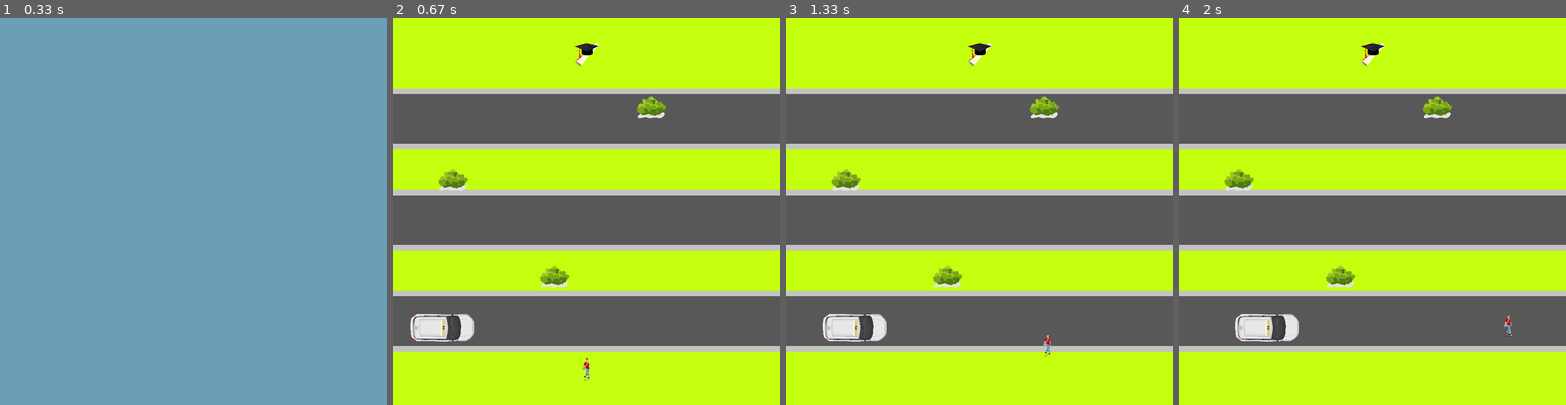
Above: before the commit, frames 1-4 (left to right).
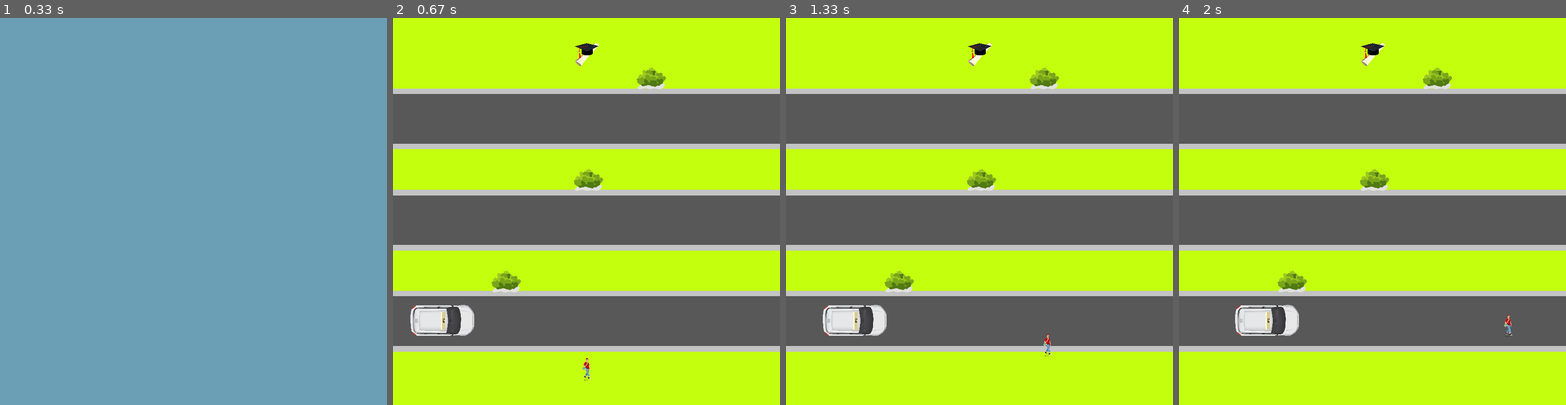
Above: after the commit, the same moments.

Repository: lorenabas/projetofinal.pygame
Game: pygame game, started from PyGame.py
Two runs of this game, one before a commit and one after it. Both use one fixed random seed, a clock stepped at 60 frames per second and the inputs below.
Inputs (mouse positions are in pixels of both pictures, inside the frame that each line leads up to):
- Up to frame 1 (0.33 s): no input
- Up to frame 2 (0.67 s): click (586, 211) at 0.38 s
- Up to frame 3 (1.33 s): hold Right 0.67-1.13 s; hold Up from 1.17 s (still down)
- Up to frame 4 (2 s): release Up at 1.47 s; hold Right 1.5-1.97 s

Frame 1 is identical in both runs. In frame 2, 2.6% of the frame differs, in the area x 4-71%, y 12-84%; in frame 3, 2.6%; in frame 4, 2.6%.

Commit message:
Ajustes carros e arbustos

Diff:
--- a/PyGame.py
+++ b/PyGame.py
@@ -66,18 +66,19 @@
         direction = 0
         direction2 = 0
 
+        #nome da imagem, posicao no eixo x, posicao no eixo y, largura, altura
         player_character = PlayerCharacter('personagem_m.png', 375, 700, 50, 50)
-        carro_0 = CarroCharacter('carro_pi.png', 20, 600, 140, 80)
+        carro_0 = CarroCharacter('carro_pi.png', 20, 580, 140, 90)
 
         # aumento de velocidade
         carro_0.SPEED *= level_speed
 
         # criação de outro carro
-        carro_1 = CarroCharacter2('carro_pf.png', self.largura - 40, 400, 140, 80)
+        carro_1 = CarroCharacter2('carro_pf.png', self.largura - 40, 380, 140, 80)
         carro_1.SPEED *= level_speed
 
         # criação de outro carro
-        carro_2 = CarroCharacter('carro_dp.png', 20,200, 140, 80)
+        carro_2 = CarroCharacter('carro_dp.png',20,160, 140, 90)
         carro_2.SPEED *= level_speed
 
 
@@ -86,9 +87,9 @@
         chapeu = Elementojogo('chapeu_formatura.png', 375, 50, 50, 50)
 
         # posicao na tela, largura, altura do objeto
-        arbusto1 = Elementojogo('arbusto1.png.png', 90, 300, 70, 70)
-        arbusto2 = Elementojogo('arbusto1.png.png', 300, 500, 70, 70)
-        arbusto3 = Elementojogo('arbusto1.png.png', 500, 150, 70, 70)
+        arbusto1 = Elementojogo('arbusto1.png.png', 370, 300, 70, 70)
+        arbusto2 = Elementojogo('arbusto1.png.png', 200, 510, 70, 70)
+        arbusto3 = Elementojogo('arbusto1.png.png', 500, 90, 70, 70)
 
         # Loop principal, atualiza o jogo até que is_game_over = True
         while not game_over:
@@ -200,23 +201,23 @@
                 i_arbusto = (player_character.verifica_colisoes([arbusto1, arbusto2, arbusto3])).index(True)
                 print(player_character.SPEED)
                 if i_arbusto == 0:
-                    x = 90
+                    x = 370
                     y = 300
                 elif i_arbusto == 1:
-                    x = 300
-                    y = 500
+                    x = 200
+                    y = 510
                 elif i_arbusto == 2:
                     x = 500
-                    y = 150
+                    y = 90
 
                 if direction < 0:
-                    player_character.y_pos = y-40
+                    player_character.y_pos = y-35
                 elif direction > 0:
-                    player_character.y_pos = y+40
+                    player_character.y_pos = y+35
                 elif direction2 < 0:
-                    player_character.x_pos = x-40
+                    player_character.x_pos = x-35
                 elif direction2 > 0:
-                    player_character.x_pos = x+40
+                    player_character.x_pos = x+35
 
 
             # atualizar todos os gráficos do jogo
@@ -289,14 +290,14 @@
     # Retorna que não houve colisão (False) se as posições x e y não se sobrepuserem
     # Retorna que houve colisão (True) se as posições x e y se sobrepuserem
     def verifica_colisao(self, other_body):
-        if self.y_pos > other_body.y_pos + other_body.altura/2:
+        if self.y_pos > other_body.y_pos + ((3*other_body.altura)/4):
             return False
-        elif self.y_pos + self.altura/2 < other_body.y_pos:
+        elif self.y_pos + ((3*self.altura)/4) < other_body.y_pos:
             return False
 
-        if self.x_pos > other_body.x_pos + other_body.largura/2:
+        if self.x_pos > other_body.x_pos + ((3*other_body.largura)/4):
             return False
-        elif self.x_pos + self.largura/2 < other_body.x_pos:
+        elif self.x_pos + ((3*self.largura)/4) < other_body.x_pos:
             return False
 
         return True
